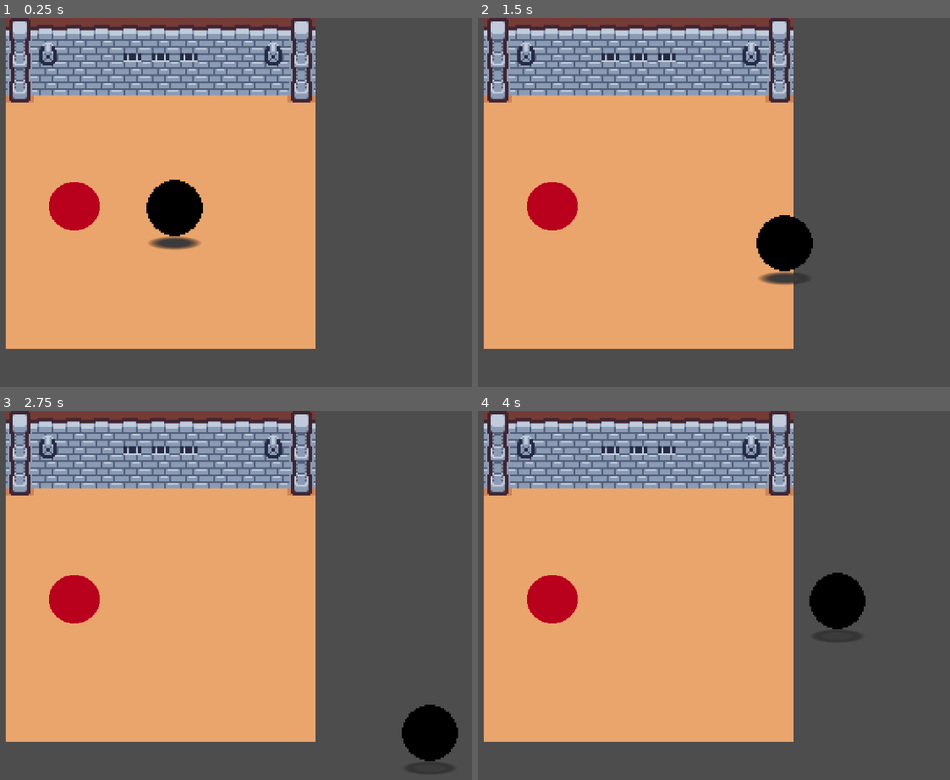
Above: before the commit, frames 1-4 (two rows, left to right).
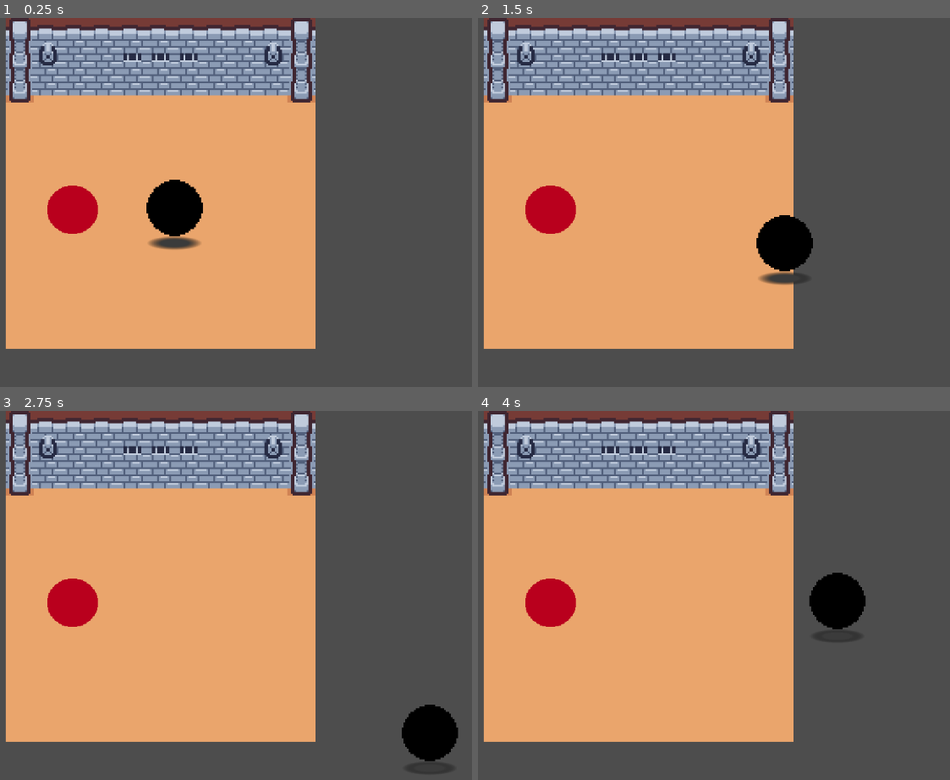
Above: after the commit, the same moments.

Repository: JoshKroft/2025GameJamSpring
Game: Godot game, scene res://2025 Game Jam WIP.tscn
Same seed, same stepped clock (60 frames per second), same inputs: the game is played once before the commit and once after it. The project has no main scene, so this scene is started directly.
Inputs:
- Up to frame 1 (0.25 s): no input
- Up to frame 2 (1.5 s): tap Enter at 0.5 s; hold D (right) 0.53-1.28 s; hold S (down) from 1.28 s (still down)
- Up to frame 3 (2.75 s): release S (down) at 2.03 s; hold D (right) from 2.03 s (still down)
- Up to frame 4 (4 s): release D (right) at 2.78 s; hold W (up) 2.78-3.53 s; hold A (left) from 3.53 s (still down)

The runs differ from the first frame. In frame 1, 0.3% of the frame differs, in the area x 10-22%, y 44-59%; in frame 2, 0.3%; in frame 3, 0.3%; in frame 4, 0.3%.

Commit message:
Update 2025 Game Jam WIP.tscn

Diff:
--- a/2025 Game Jam WIP.tscn
+++ b/2025 Game Jam WIP.tscn
@@ -163,8 +163,8 @@
 [sub_resource type="RectangleShape2D" id="RectangleShape2D_to1hj"]
 size = Vector2(32, 32)
 
-[sub_resource type="RectangleShape2D" id="RectangleShape2D_ycecv"]
-size = Vector2(23, 24)
+[sub_resource type="RectangleShape2D" id="RectangleShape2D_02h22"]
+size = Vector2(30, 27)
 
 [node name="Node2D" type="Node2D"]
 
@@ -200,14 +200,16 @@
 [node name="Enemy" type="CharacterBody2D" parent="."]
 position = Vector2(-57, -1)
 
-[node name="CollisionShape2D" type="CollisionShape2D" parent="Enemy"]
-position = Vector2(1.5, 2)
-shape = SubResource("RectangleShape2D_ycecv")
-
 [node name="Sprite2D" type="Sprite2D" parent="Enemy"]
+z_index = 10
+position = Vector2(-1, 2)
 scale = Vector2(0.450625, 0.428147)
 texture = ExtResource("5_b4adm")
 
 [node name="Node2D" type="Node2D" parent="Enemy/Sprite2D"]
 
 [node name="RayCast2D" type="RayCast2D" parent="Enemy/Sprite2D/Node2D"]
+
+[node name="CollisionShape2D" type="CollisionShape2D" parent="Enemy"]
+position = Vector2(-1, 3.5)
+shape = SubResource("RectangleShape2D_02h22")
